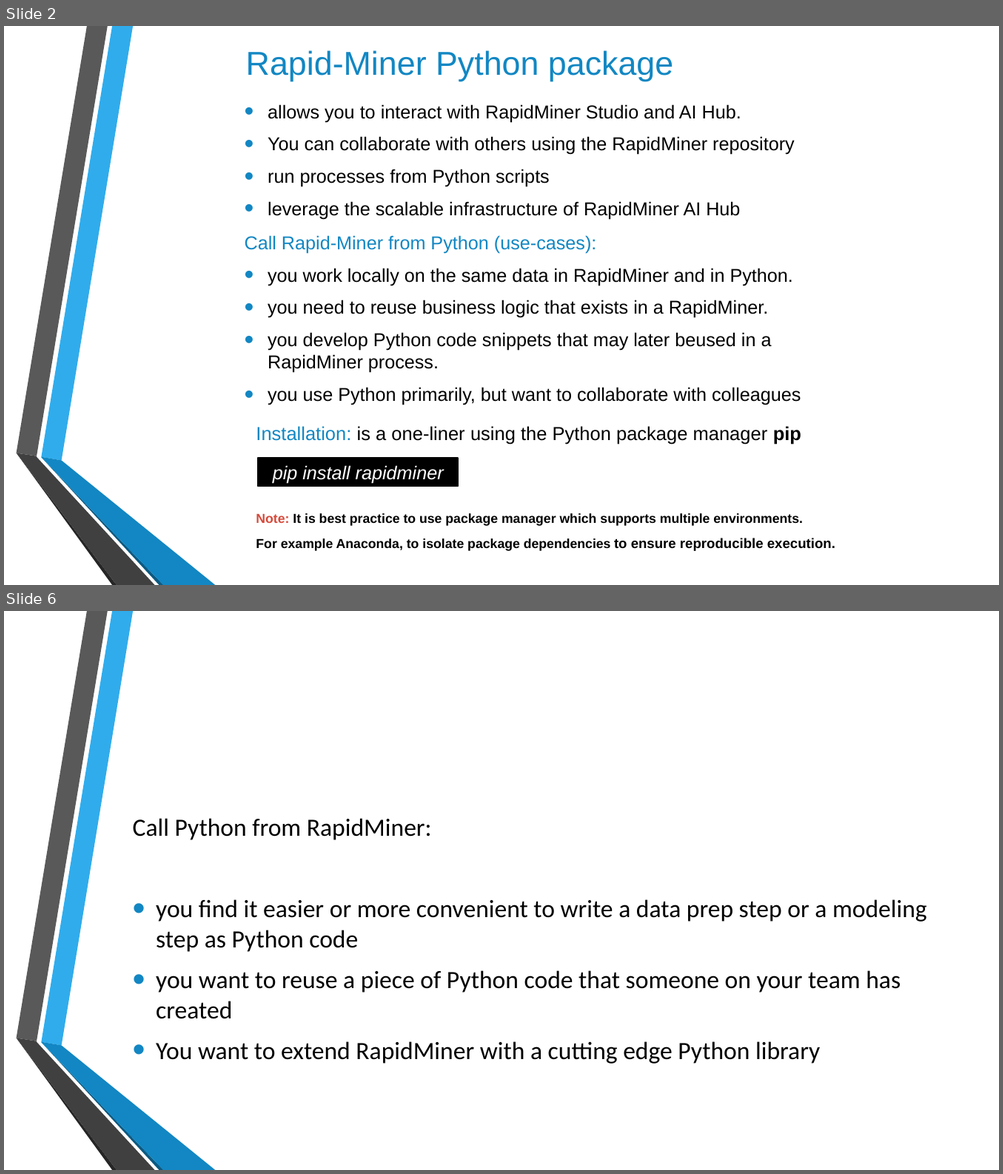
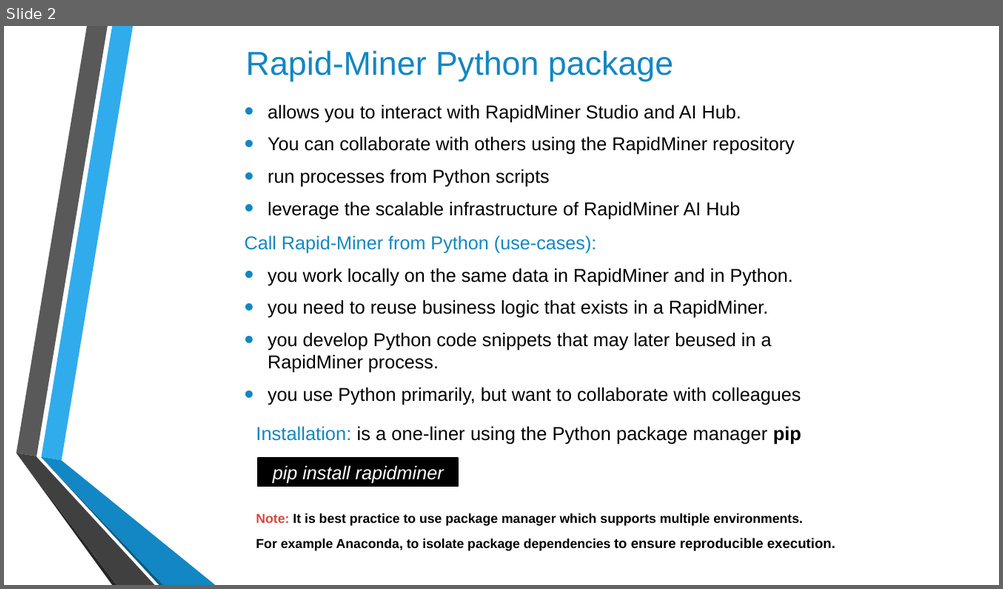
Before and after one commit to Huzefa-Mustafa/rapidminer-python, a slide deck: docs/Presentation_RapidMiner_Python.pptx. Shown one above the other, each under a label of ours: slides 2 and 6 before the commit, slide 2 after it; the slides between them are not shown. The pictures are 1003x1174 and 1003x589 pixels, drawn with LibreOffice and Linux fonts; fonts in the diff are those of the drawing; background and template pictures are left out. Boxes give left, top, right and bottom in pixels: in the first picture for what was removed or moved away, otherwise in the second. Text is boxed around its words. In the diff, an @@ line names an element or a change of style, - is before the commit and + after.

```diff
--- a/docs/Presentation_RapidMiner_Python.pptx
+++ b/docs/Presentation_RapidMiner_Python.pptx
@@ slide 6 removed at (4, 611, 999, 1170), background picture (left out); not listed: 6 template elements that a slide beside it also shows @@
@@ text removed at (133, 818, 927, 1064) @@
-Call Python from RapidMiner:
-• you find it easier or more convenient to write a data prep step or a modeling step as Python code
-• you want to reuse a piece of Python code that someone on your team has created
-• You want to extend RapidMiner with a cutting edge Python library
```
Also in this commit, not shown: 4 slides changed, 3 slides added, 8 other files.
